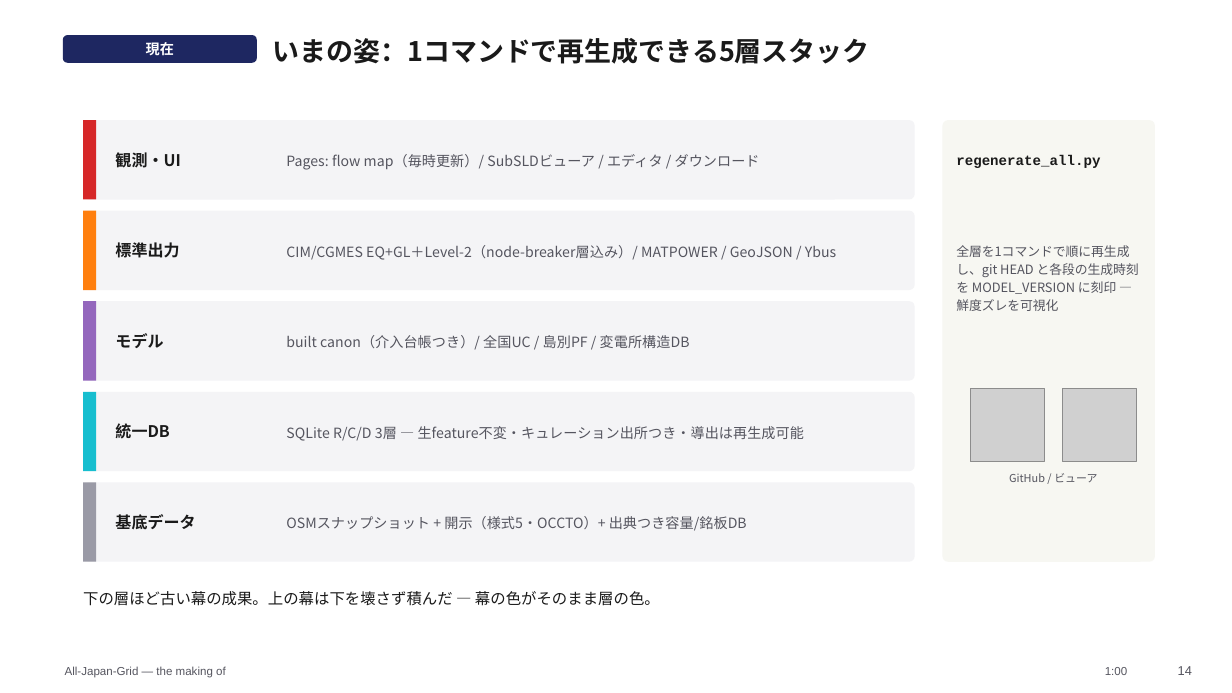
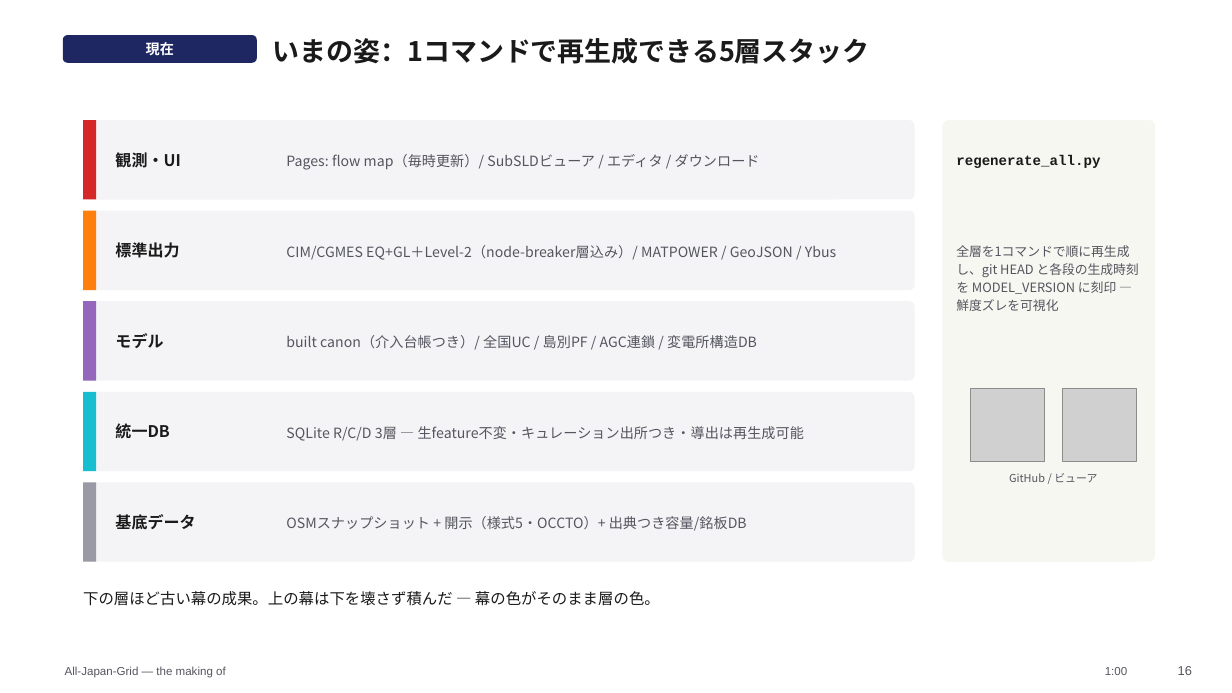
Before and after one commit to lutelute/All-Japan-Grid, a slide deck: slide 16 of docs/slides/ajg/AllJapanGrid_story.pptx (slide 14 before the commit). Drawn at 1232x693 pixels with LibreOffice and Linux fonts; fonts in the diff are those of the drawing; grey boxes stand for pictures. Boxes give left, top, right and bottom in pixels: in the first picture for what was removed or moved away, otherwise in the second. Text is boxed around its words. In the diff, an @@ line names an element or a change of style, - is before the commit and + after.

```diff
--- a/docs/slides/ajg/AllJapanGrid_story.pptx
+++ b/docs/slides/ajg/AllJapanGrid_story.pptx
@@ text at [286, 335, 757, 350]: text changed @@
-built canon（介入台帳つき）/ 全国UC / 島別PF / 変電所構造DB
+built canon（介入台帳つき）/ 全国UC / 島別PF / AGC連鎖 / 変電所構造DB
@@ text at [1178, 666, 1192, 675]: text changed @@
-14
+16
```
Also in this commit, not shown: 14 other slides changed, 2 slides added, 6 other files.
